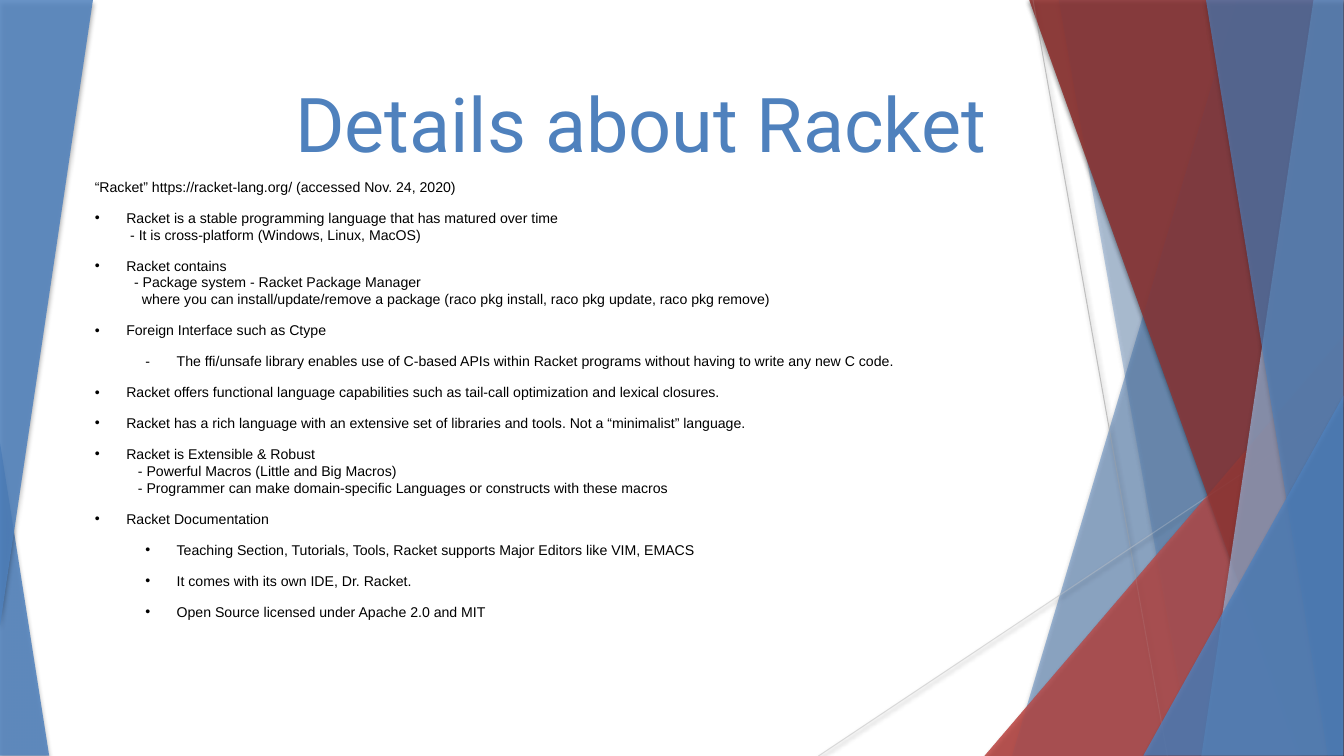
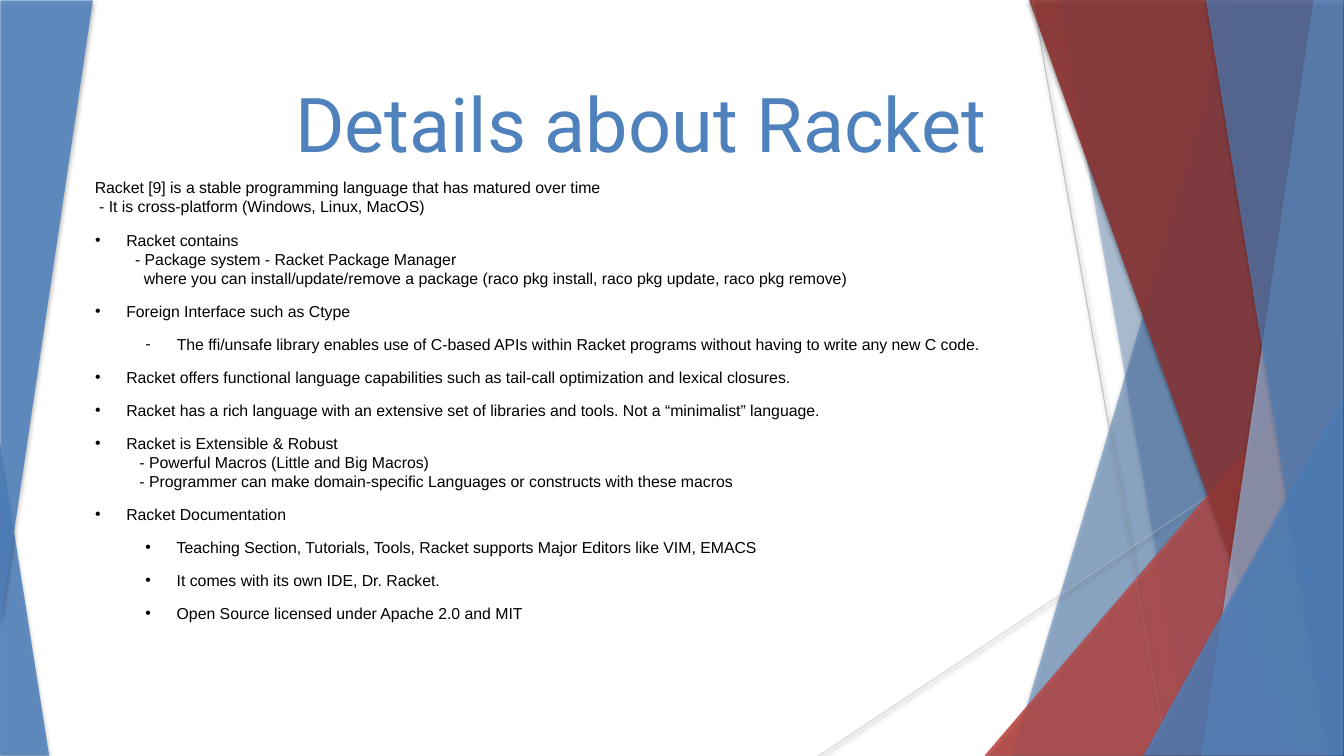
Before and after one commit to stevester94/CSC201_Project, a slide deck: slide 5 of CSC201Sec3Proj3Team4.pptx. Drawn at 1344x756 pixels with LibreOffice and Linux fonts; fonts in the diff are those of the drawing. Boxes give left, top, right and bottom in pixels: in the first picture for what was removed or moved away, otherwise in the second. Text is boxed around its words. In the diff, an @@ line names an element or a change of style, - is before the commit and + after.

```diff
--- a/CSC201Sec3Proj3Team4.pptx
+++ b/CSC201Sec3Proj3Team4.pptx
@@ text at bbox=[95, 181, 600, 216]: text changed; size 10.1 to 11.3 pt @@
-“Racket” https://racket-lang.org/ (accessed Nov. 24, 2020)
-• Racket is a stable programming language that has matured over time
-  - It is cross-platform (Windows, Linux, MacOS)
+Racket [9] is a stable programming language that has matured over time
+- It is cross-platform (Windows, Linux, MacOS)
@@ text at bbox=[126, 234, 980, 623]: size 10.1 to 11.3 pt in "Racket contains - Package system - Racket ...", "Foreign Interface such as Ctype", "The ffi/unsafe library enables use of C-based ...", "Racket offers functional language capabilities such as ..." and 6 more places @@
```
Also in this commit, not shown: 1 other slide changed.
